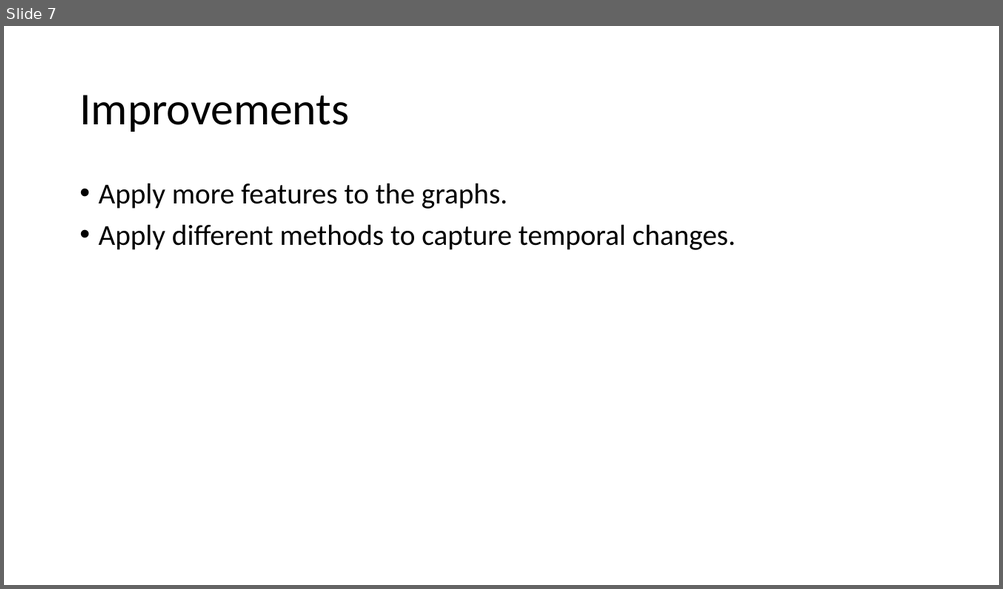
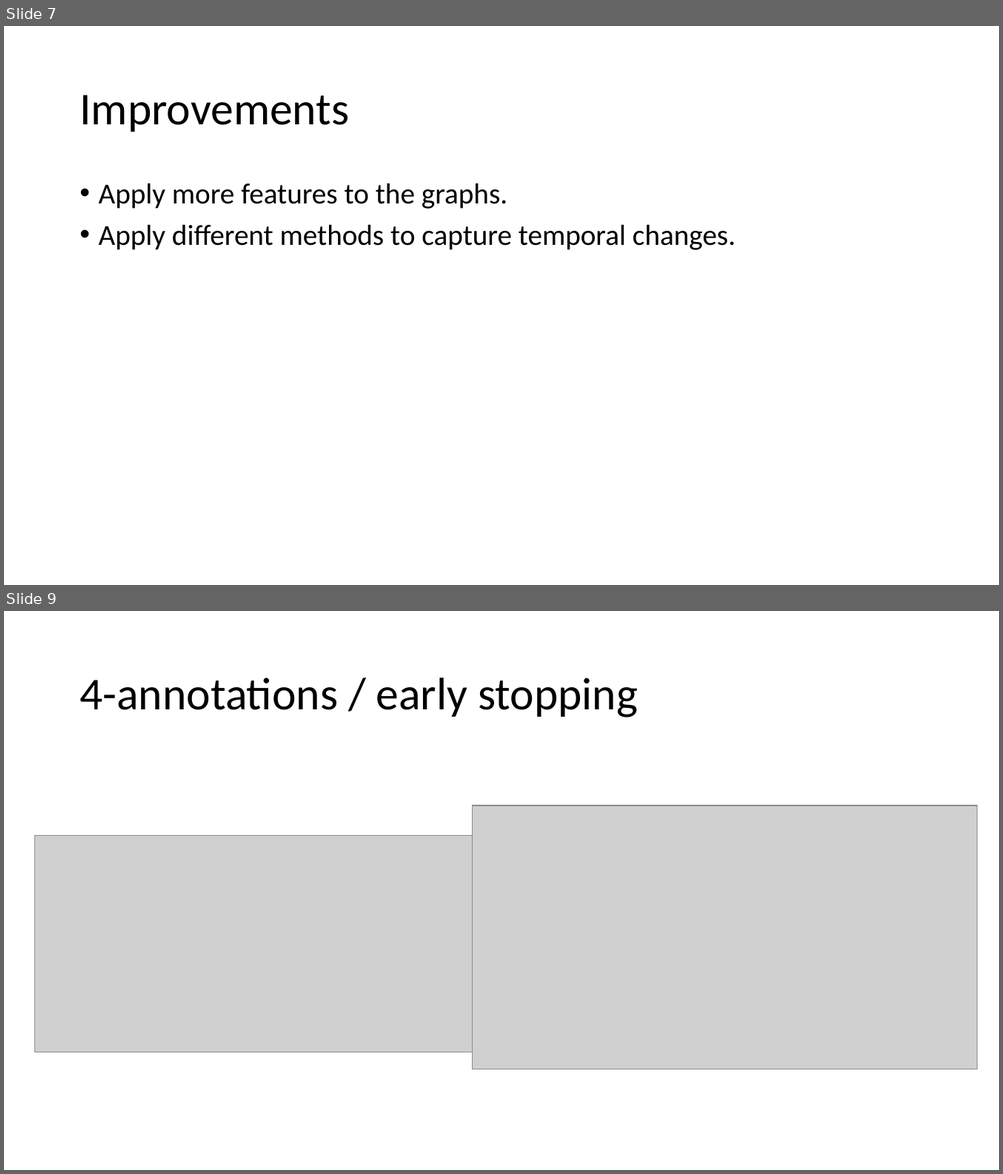
Before and after one commit to Ziolo1999/GNNsFootballEventSpotting, a slide deck: Notes/Code_Description.pptx. Shown one above the other, each under a label of ours: slide 7 before the commit, slides 7 and 9 after it; the slides between them are not shown. The pictures are 1003x589 and 1003x1174 pixels, drawn with LibreOffice and Linux fonts; fonts in the diff are those of the drawing; grey boxes stand for pictures. Boxes give left, top, right and bottom in pixels: in the first picture for what was removed or moved away, otherwise in the second. Text is boxed around its words. In the diff, an @@ line names an element or a change of style, - is before the commit and + after.

```diff
--- a/Notes/Code_Description.pptx
+++ b/Notes/Code_Description.pptx
@@ slide 9 added at [4,611,999,1170], background #FFFFFF @@
@@ title added at [79,678,637,718], 44 pt, text #000000 @@
+4-annotations / early stopping
@@ picture added at [472,806,978,1069] @@
@@ picture added at [34,835,472,1052] @@
```
Also in this commit, not shown: 12 other slides added, 17 other files.
